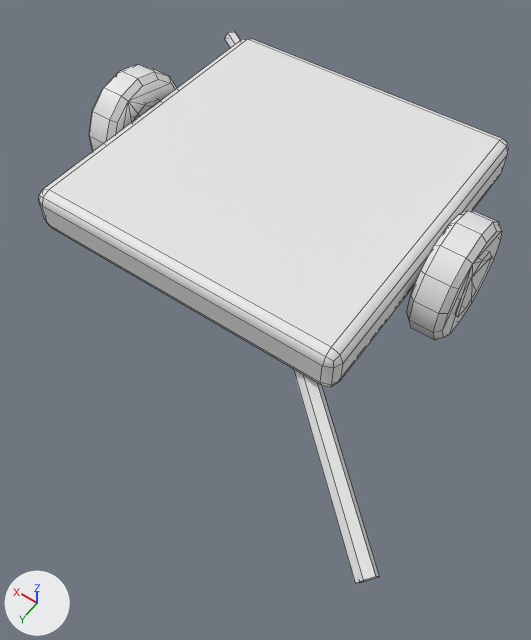
An edit to the OBJ model gunsmod/src/main/resources/assets/gunsmod/models/entity/airdef/aa_zu23/base.obj, drawn before and after from the same camera.
One viewpoint serves both versions: a 50 mm camera at (-1.12, 1.9, 2.93) aimed at (0.23, 0.02, -0.02). Every picture has the same lights, and +X, +Y and +Z are marked at lower left. The older version comes first. Mesh edges are drawn as thin lines. Materials are left out; every surface is plain grey. Where no turn or scale is listed for an object, it has been applied to the vertices.

The first picture shows 'base'.
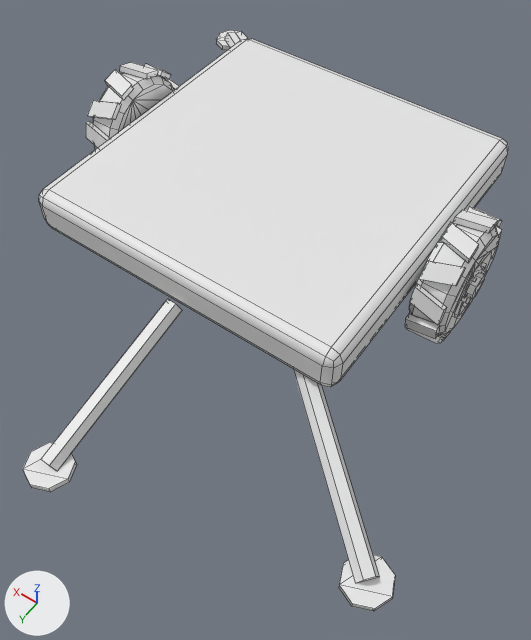
The change, as a diff of the scene's bpy script:
```diff
--- a/gunsmod/src/main/resources/assets/gunsmod/models/entity/airdef/aa_zu23/base.obj.py
+++ b/gunsmod/src/main/resources/assets/gunsmod/models/entity/airdef/aa_zu23/base.obj.py
@@ me_base @@
 # used by ob_base; location = (0.0, 0.0, 0.0)
-me_base.from_pydata(...)  # 232 vertices, 218 faces; spans x -0.91..1.91, y -1.91..0.91, z -0.01..0.63
+me_base.from_pydata(...)  # 660 vertices, 562 faces; spans x -0.99..1.99, y -1.99..1.36, z -0.01..0.64
+# me_base part 1: a new loose piece, an 8-sided cylinder along z spanning x -0.988..-0.762, y 0.762..0.988, z 0.0..0.031
+# me_base part 2: a new loose piece, an 8-sided cylinder along z spanning x 1.763..1.987, y -1.987..-1.763, z 0.0..0.031
+# me_base part 3: a new loose piece, an 8-sided cylinder along z spanning x 0.387..0.613, y 1.138..1.362, z 0.0..0.031
+# me_base part 4: a new loose piece, an 8-sided cylinder along x spanning x -0.625..-0.594, y -0.562..-0.437, z 0.25..0.375
+# me_base part 5: the loose piece of 12 vertices spanning x -0.91..-0.09, y 0.21..0.91, z -0.01..0.29 is copied, and the copy is multiplied about its middle by the matrix ((0.577, 0.693, 0.0), (-0.693, 0.577, 0.022), (0.017, -0.014, 0.902)), then moved by (1.0, 0.25, 0.0); it spans x 0.45..0.55, y 0.36..1.26, z -0.01..0.29
+# me_base part 6: the loose piece of 56 vertices spanning x -0.59..-0.41, y -0.8..-0.2, z 0.0..0.63 is rebuilt with 72 vertices and now spans x -0.59..-0.41, y -0.79..-0.21, z 0.02..0.6
+# me_base part 7: the loose piece of 56 vertices spanning x 1.41..1.59, y -0.8..-0.2, z 0.0..0.63 is rebuilt with 72 vertices and now spans x 1.41..1.59, y -0.79..-0.21, z 0.02..0.6
+# me_base part 8: 19 vertices removed from x -0.6..-0.4, y -0.66..-0.34, z 0.14..0.48; 171 vertices added at x -0.61..-0.42, y -0.83..-0.17, z -0.01..0.64
+# me_base part 9: 19 vertices removed from x 1.4..1.6, y -0.66..-0.34, z 0.14..0.48; 171 vertices added at x 1.42..1.61, y -0.83..-0.17, z -0.01..0.64
+# other edits to the shape of me_base do not show in these pictures
```

What differs and where, as boxes (x1, y1, x2, y2) in the pictures (531 x 640 px):
'base', reshaped: before (39, 32, 508, 583); after (23, 30, 508, 611)
part 1 of me_base, added: after (339, 555, 395, 611)
part 2 of me_base, added: after (216, 30, 247, 50)
part 3 of me_base, added: after (23, 442, 77, 492)
part 4 of me_base, added: after (467, 273, 485, 299)
part 5 of me_base, added: after (41, 299, 182, 471)
part 6 of me_base, rebuilt (12% shorter): before (407, 211, 501, 340); after (409, 223, 499, 336)
part 7 of me_base, rebuilt (8% narrower, 11% shorter): before (89, 64, 177, 151); after (93, 73, 174, 150)
part 8 of me_base, built on: before (454, 252, 491, 317); after (405, 207, 502, 344)
part 9 of me_base, built on (mostly hidden before): before (133, 99, 160, 121); after (86, 62, 179, 148)
